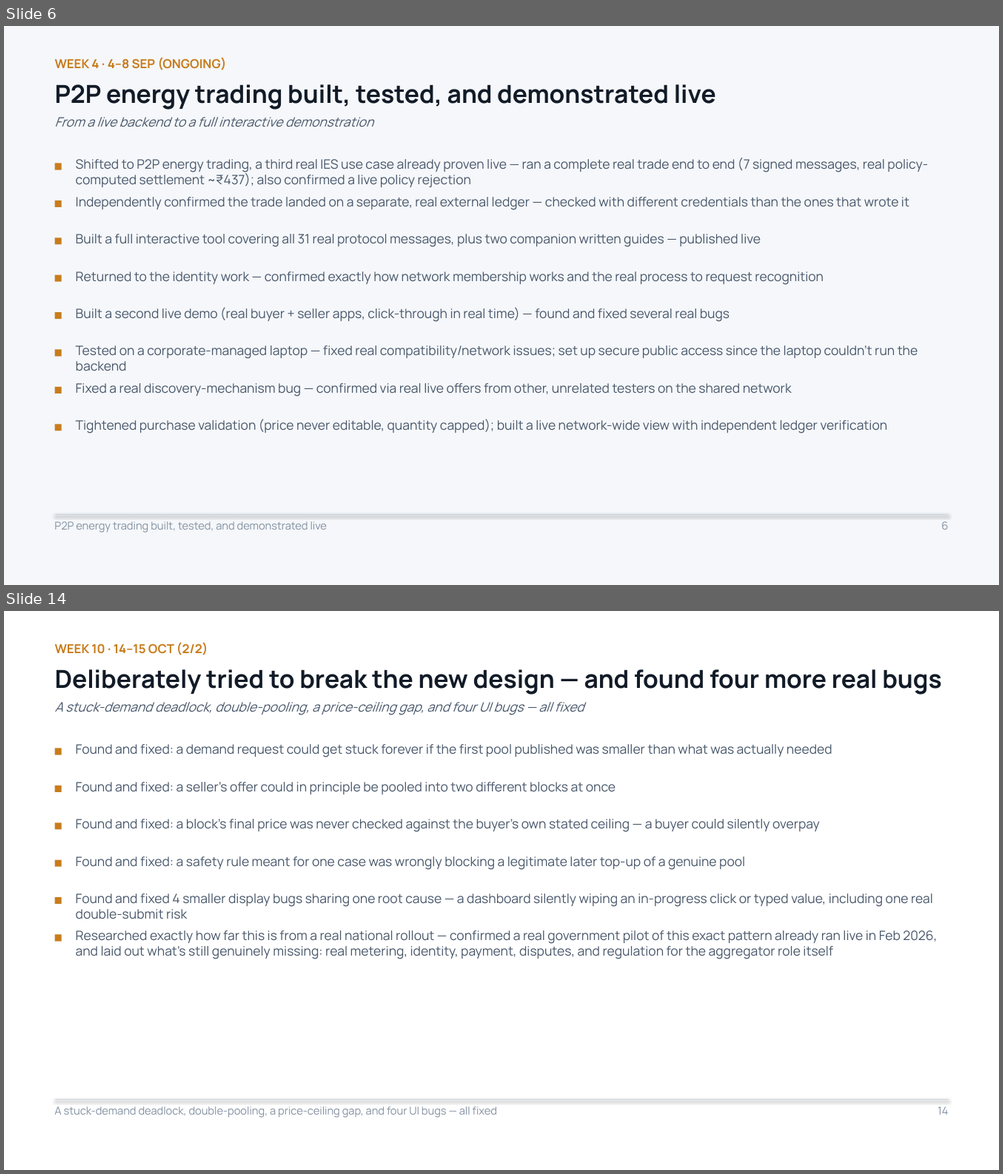
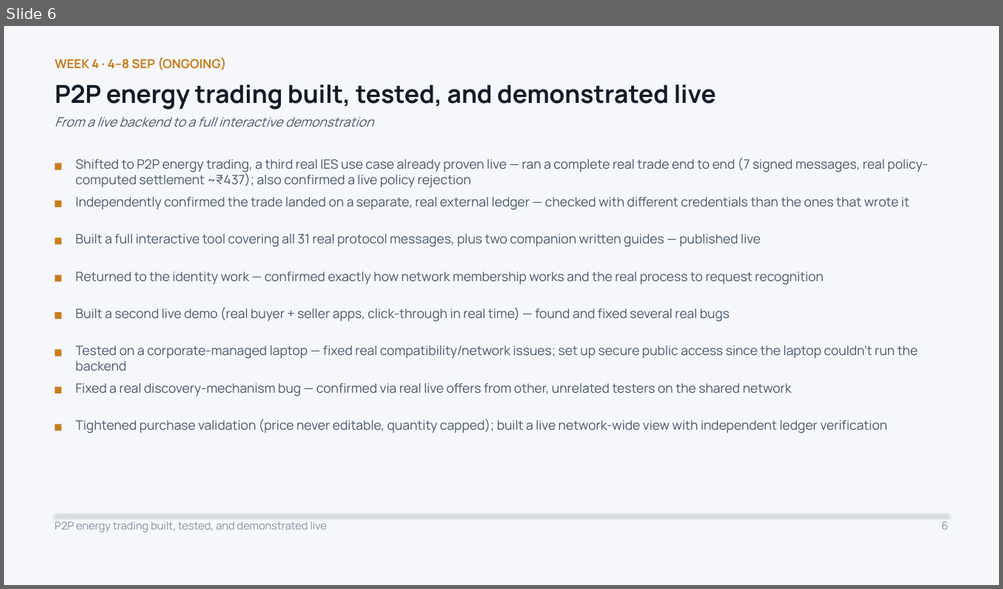
Before and after one commit to Sanjay-dev22/personal-deg, a slide deck: work-record/DEG-IES-Work-Record.pptx. Shown one above the other, each under a label of ours: slides 6 and 14 before the commit, slide 6 after it; the slides between them are not shown. The pictures are 1003x1174 and 1003x589 pixels, drawn with LibreOffice and Linux fonts; fonts in the diff are those of the drawing. Boxes give left, top, right and bottom in pixels: in the first picture for what was removed or moved away, otherwise in the second. Text is boxed around its words. In the diff, an @@ line names an element or a change of style, - is before the commit and + after.

```diff
--- a/work-record/DEG-IES-Work-Record.pptx
+++ b/work-record/DEG-IES-Work-Record.pptx
@@ slide 14 removed at (4,611,999,1170), background #FFFFFF @@
@@ text removed at (55,642,208,655) @@
-WEEK 10 · 14–15 OCT (2/2)
@@ text removed at (55,669,942,695) @@
-Deliberately tried to break the new design — and found four more real bugs
@@ text removed at (55,702,584,715) @@
-A stuck-demand deadlock, double-pooling, a price-ceiling gap, and four UI bugs — all fixed
@@ rectangle removed at (55,749,62,755) @@
@@ text removed at (76,744,832,758) @@
-Found and fixed: a demand request could get stuck forever if the first pool published was smaller than what was actually needed
@@ rectangle removed at (55,786,62,792) @@
@@ text removed at (76,782,615,795) @@
-Found and fixed: a seller's offer could in principle be pooled into two different blocks at once
@@ rectangle removed at (55,823,62,829) @@
@@ text removed at (76,819,819,832) @@
-Found and fixed: a block's final price was never checked against the buyer's own stated ceiling — a buyer could silently overpay
@@ rectangle removed at (55,860,62,867) @@
@@ text removed at (76,857,745,870) @@
-Found and fixed: a safety rule meant for one case was wrongly blocking a legitimate later top-up of a genuine pool
@@ rectangle removed at (55,897,62,904) @@
@@ text removed at (76,894,933,920) @@
-Found and fixed 4 smaller display bugs sharing one root cause — a dashboard silently wiping an in-progress click or typed value, including one real double-submit risk
@@ rectangle removed at (55,935,62,942) @@
@@ text removed at (76,931,936,960) @@
-Researched exactly how far this is from a real national rollout — confirmed a real government pilot of this exact pattern already ran live in Feb 2026, and laid out what's still genuinely missing: real metering, identity, payment, disputes, and regulation for the aggregator role itself
@@ text removed at (54,1107,497,1118) @@
-A stuck-demand deadlock, double-pooling, a price-ceiling gap, and four UI bugs — all fixed
@@ line removed from (55, 1099) to (948, 1099) @@
@@ text removed at (937,1107,948,1115) @@
-14
```
Also in this commit, not shown: 8 slides changed, 1 other slide removed, 2 other files.
